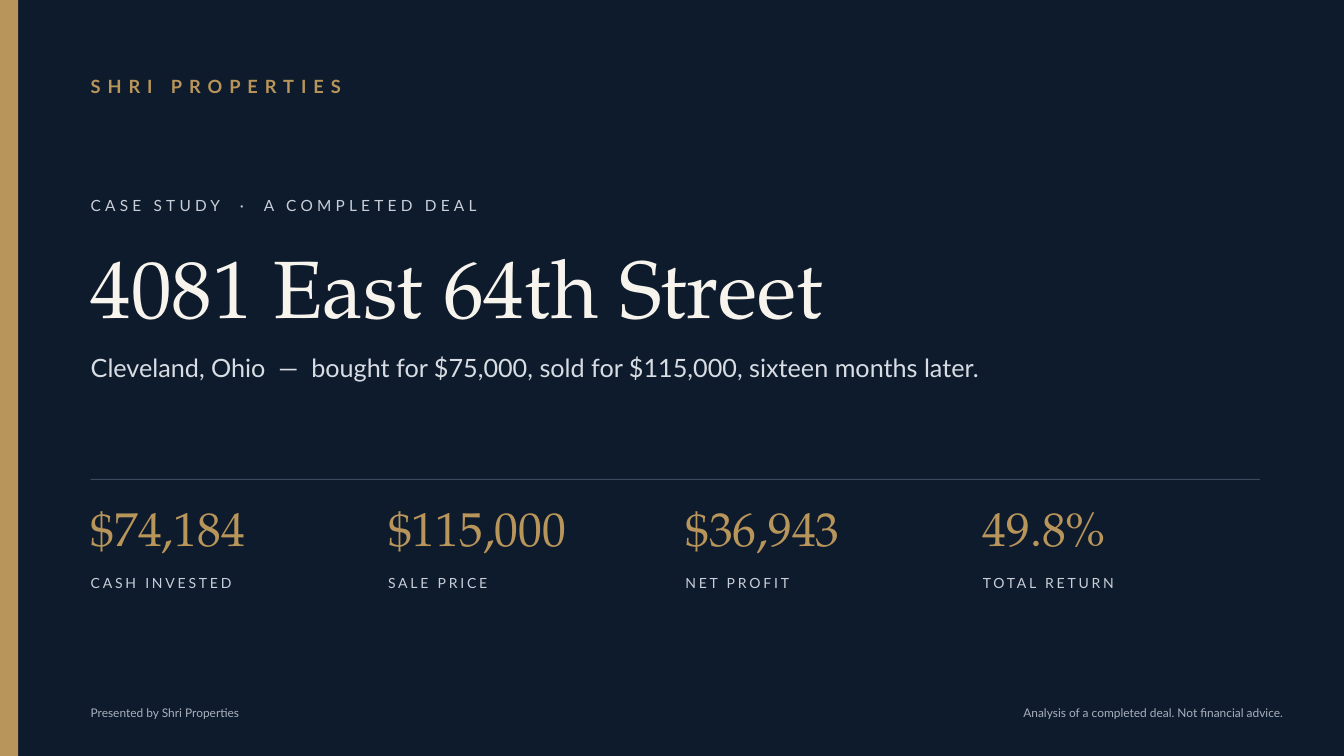
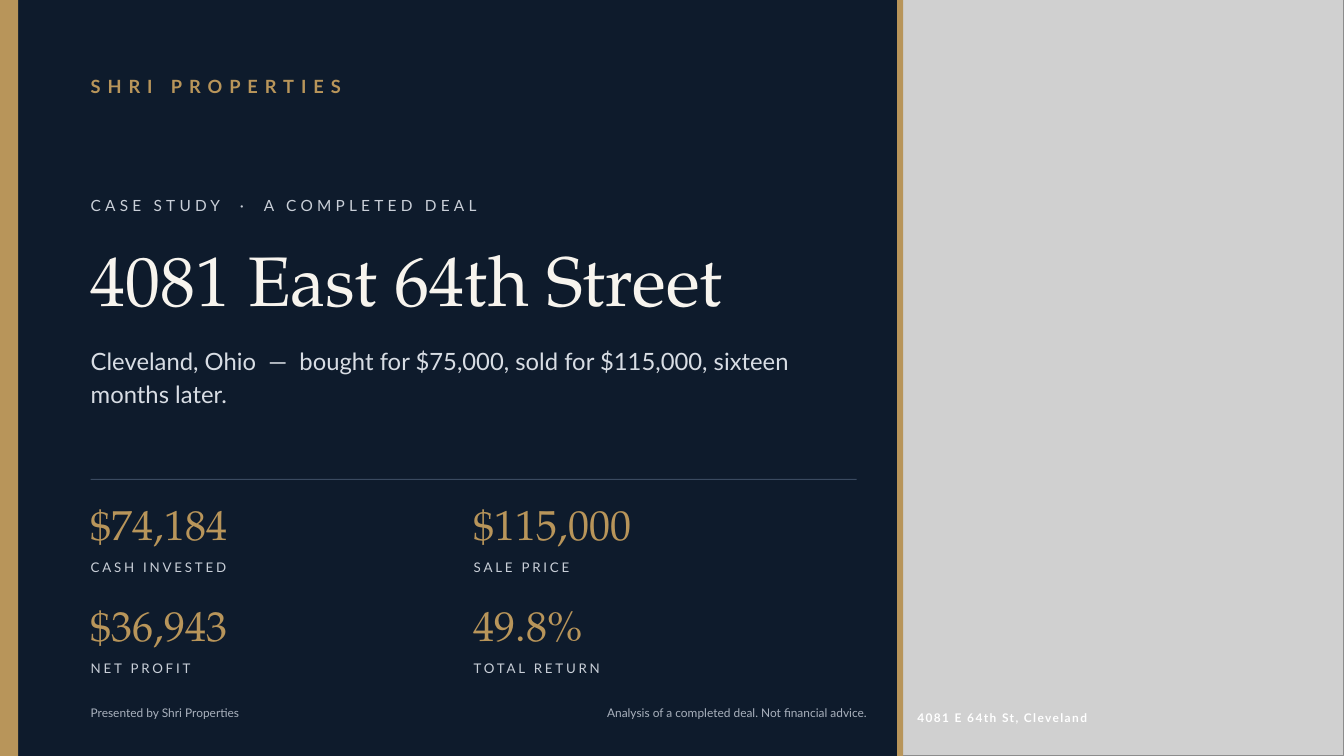
Before and after one commit to sidatreya/returns-calculator, a slide deck: slide 1 of case-study/shri-properties-case-study-4081-e64th.pptx. Drawn at 1344x756 pixels with LibreOffice and Linux fonts; fonts in the diff are those of the drawing; grey boxes stand for pictures. Boxes give left, top, right and bottom in pixels: in the first picture for what was removed or moved away, otherwise in the second. Text is boxed around its words. In the diff, an @@ line names an element or a change of style, - is before the commit and + after.

Commit message:
Investor Pack: add 7 privacy-blurred exterior photos to deck, deal sheet, proposal, gallery and ZIP

```diff
--- a/case-study/shri-properties-case-study-4081-e64th.pptx
+++ b/case-study/shri-properties-case-study-4081-e64th.pptx
@@ picture added at (x1=897, y1=0, x2=1344, y2=756) @@
@@ rectangle added at (x1=897, y1=0, x2=903, y2=756), fill #B8955A @@
@@ text "4081 East 64th Street" at (x1=91, y1=255, x2=723, y2=308): size 58 to 50 pt @@
@@ text "Cleveland, Ohio — bought for ..." at (x1=91, y1=350, x2=789, y2=403): size 18 to 17 pt; line spacing 1 to 1.15 @@
@@ rectangle resized from (x1=91, y1=479, x2=1260, y2=480) to (x1=91, y1=479, x2=857, y2=480) @@
@@ text "$115,000" moved from (x1=388, y1=511, x2=566, y2=553) to (x1=474, y1=509, x2=631, y2=547) @@
@@ text "CASH INVESTED" moved from (x1=91, y1=578, x2=231, y2=588) to (x1=91, y1=562, x2=226, y2=572) @@
@@ text "SALE PRICE" moved from (x1=388, y1=578, x2=488, y2=588) to (x1=474, y1=562, x2=570, y2=572) @@
@@ text "$36,943" moved from (x1=685, y1=511, x2=839, y2=553) to (x1=91, y1=610, x2=227, y2=648) @@
@@ size 34 to 30 pt in 4 elements at (x1=91, y1=509, x2=227, y2=547), (x1=474, y1=509, x2=631, y2=547), (x1=91, y1=610, x2=227, y2=648), (x1=474, y1=611, x2=583, y2=642) @@
@@ text "49.8%" moved from (x1=983, y1=512, x2=1106, y2=547) to (x1=474, y1=611, x2=583, y2=642) @@
@@ text "NET PROFIT" moved from (x1=685, y1=578, x2=789, y2=588) to (x1=91, y1=663, x2=191, y2=673) @@
@@ size 10 to 9.5 pt in 4 elements at (x1=91, y1=562, x2=226, y2=572), (x1=474, y1=562, x2=570, y2=572), (x1=91, y1=663, x2=191, y2=673), (x1=474, y1=660, x2=837, y2=691) @@
@@ text "TOTAL RETURN" moved from (x1=983, y1=575, x2=1265, y2=605) to (x1=474, y1=660, x2=837, y2=691) @@
@@ text "Analysis of a completed deal. ..." moved from (x1=1023, y1=708, x2=1283, y2=719) to (x1=607, y1=708, x2=866, y2=719) @@
@@ text added at (x1=955, y1=714, x2=1014, y2=722), 8.5 pt, text #FFFFFF, bold @@
+4081 E 64th St, Cleveland
```
Also in this commit, not shown: 3 other slides changed, 17 other files.
